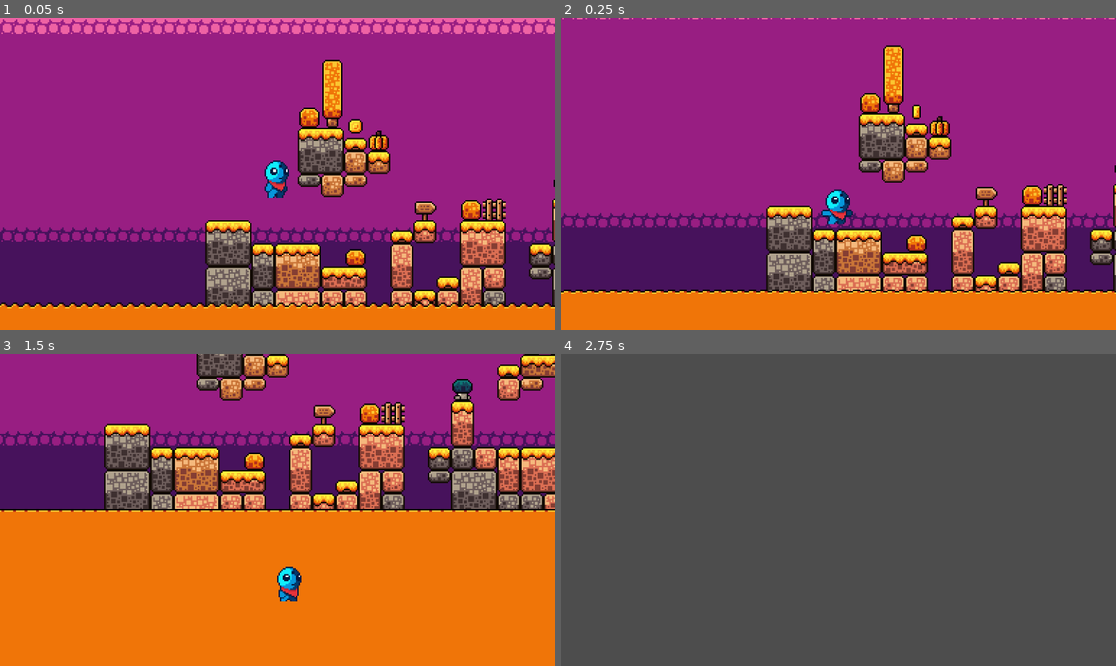
Above: before the commit, frames 1-4 (two rows, left to right).
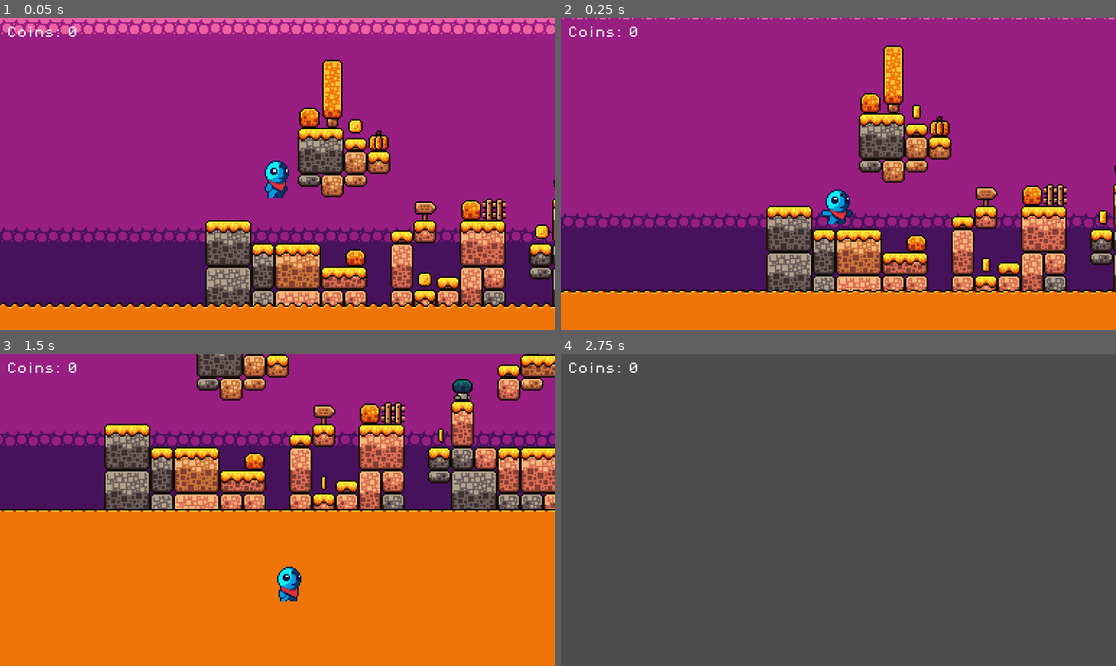
Above: after the commit, the same moments.

Repository: RobKenis/just-a-small-platformer
Game: Godot game, scene res://scenes/game.tscn
The game is run twice, just before and just after one commit, with the same random seed, the same clock (stepped at 60 frames per second) and the same inputs.
Inputs (mouse positions are in pixels of both pictures, inside the frame that each line leads up to):
- Up to frame 1 (0.05 s): no input
- Up to frame 2 (0.25 s): no input
- Up to frame 3 (1.5 s): move the mouse to (399, 494) at 0.52 s; hold D (move_right) from 0.53 s (still down); click (399, 494) at 0.6 s; tap Space (jump) at 0.77 s; move the mouse to (166, 525) at 1.27 s; click (166, 525) at 1.35 s
- Up to frame 4 (2.75 s): tap Space (jump) at 1.52 s; move the mouse to (894, 441) at 2.02 s; release D (move_right) at 2.03 s; hold A (move_left) from 2.03 s (still down); click (894, 441) at 2.1 s

The runs differ from the first frame. In frame 1, 0.3% of the frame differs, in the area x 1-99%, y 2-87%; in frame 2, 0.3%; in frame 3, 0.2%; in frame 4, 0.1%.

Commit message:
Add HUD with score
TODO: Validate that this is the clean
way to keep manager and HUD separated? Can I merge this?

Diff:
--- a/scenes/game.tscn
+++ b/scenes/game.tscn
@@ -1,5 +1,6 @@
-[gd_scene load_steps=23 format=4 uid="uid://c4wvnmyo2g258"]
-
+[gd_scene load_steps=25 format=4 uid="uid://c4wvnmyo2g258"]
+
+[ext_resource type="Script" path="res://scripts/manager.gd" id="1_0g8ub"]
 [ext_resource type="PackedScene" uid="uid://dqkgfs5ilscml" path="res://scenes/player.tscn" id="1_ngf7h"]
 [ext_resource type="Texture2D" uid="uid://dqjlktxi72l8y" path="res://assets/tileset/four_seasons/midground_/spring_.png" id="2_a4f1b"]
 [ext_resource type="Texture2D" uid="uid://deh7x7um0oqpe" path="res://assets/tileset/four_seasons/background_/sky_.png" id="2_owuq2"]
@@ -10,6 +11,7 @@
 [ext_resource type="Texture2D" uid="uid://ciyc5hiqcj8lo" path="res://assets/tileset/four_seasons/foreground_/foreground_.png" id="7_0o4i1"]
 [ext_resource type="Texture2D" uid="uid://bnvesjyn7enx5" path="res://assets/tileset/four_seasons/objects_/staticObjects_.png" id="9_w8kbq"]
 [ext_resource type="PackedScene" uid="uid://cpk7y5axiw8sd" path="res://scenes/coin.tscn" id="10_n5bb8"]
+[ext_resource type="PackedScene" uid="uid://qsw2u3n3u4q" path="res://scenes/hud.tscn" id="12_28g7q"]
 
 [sub_resource type="TileSetAtlasSource" id="TileSetAtlasSource_nm8su"]
 texture = ExtResource("2_owuq2")
@@ -1173,6 +1175,13 @@
 
 [node name="Game" type="Node2D"]
 
+[node name="Manager" type="Node" parent="."]
+unique_name_in_owner = true
+script = ExtResource("1_0g8ub")
+
+[node name="HUD" parent="." instance=ExtResource("12_28g7q")]
+unique_name_in_owner = true
+
 [node name="Background" type="TileMapLayer" parent="."]
 tile_map_data = PackedByteArray("AAD0/wMAAAACAAYAAAD0/wQAAAACAAYAAAD0/wUAAAACAAYAAAD0/wYAAAACAAYAAAD0/wcAAAACAAYAAAD0/w …(32176 unchanged characters)…
 tile_set = SubResource("TileSet_0h5u0")
@@ -1196,3 +1205,15 @@
 
 [node name="Coin" parent="Coins" instance=ExtResource("10_n5bb8")]
 position = Vector2(72, -33)
+
+[node name="Coin2" parent="Coins" instance=ExtResource("10_n5bb8")]
+position = Vector2(120, 73)
+
+[node name="Coin3" parent="Coins" instance=ExtResource("10_n5bb8")]
+position = Vector2(201, 40)
+
+[node name="Coin4" parent="Coins" instance=ExtResource("10_n5bb8")]
+position = Vector2(376, -24)
+
+[node name="Coin5" parent="Coins" instance=ExtResource("10_n5bb8")]
+position = Vector2(345, 55)
--- /dev/null
+++ b/scenes/hud.tscn
@@ -0,0 +1,17 @@
+[gd_scene load_steps=3 format=3 uid="uid://qsw2u3n3u4q"]
+
+[ext_resource type="Script" path="res://scripts/hud.gd" id="1_525qp"]
+[ext_resource type="FontFile" uid="uid://dkk4frtjg7a4n" path="res://assets/fonts/PixelOperator8.ttf" id="1_atfas"]
+
+[node name="HUD" type="CanvasLayer"]
+script = ExtResource("1_525qp")
+
+[node name="Score" type="Label" parent="."]
+anchors_preset = -1
+offset_left = 14.0
+offset_top = 18.0
+offset_right = 224.0
+offset_bottom = 41.0
+theme_override_fonts/font = ExtResource("1_atfas")
+theme_override_font_sizes/font_size = 24
+text = "Coins: 0"
--- /dev/null
+++ b/scenes/score_overlay.tscn
@@ -0,0 +1,12 @@
+[gd_scene load_steps=2 format=3 uid="uid://bsd0c7qfe3xni"]
+
+[ext_resource type="FontFile" uid="uid://dkk4frtjg7a4n" path="res://assets/fonts/PixelOperator8.ttf" id="1_v7dv3"]
+
+[node name="ScoreOverlay" type="Node2D"]
+
+[node name="Label" type="Label" parent="."]
+offset_right = 40.0
+offset_bottom = 23.0
+theme_override_fonts/font = ExtResource("1_v7dv3")
+theme_override_font_sizes/font_size = 8
+text = "This is the score"
--- a/scripts/coin.gd
+++ b/scripts/coin.gd
@@ -1,6 +1,8 @@
 extends Area2D
 
 @onready var animation_player: AnimationPlayer = $AnimationPlayer
+@onready var manager: Node = %Manager
 
 func _on_body_entered(_body: Node2D) -> void:
 	animation_player.play("pickup")
+	manager.coin_picked_up()
--- /dev/null
+++ b/scripts/hud.gd
@@ -0,0 +1,6 @@
+extends CanvasLayer
+
+@onready var score: Label = $Score
+
+func update_score(amount: int) -> void:
+	score.text = "Coins: " + str(amount)
--- /dev/null
+++ b/scripts/manager.gd
@@ -0,0 +1,9 @@
+extends Node
+
+var coins = 0
+
+@onready var hud: CanvasLayer = %HUD
+
+func coin_picked_up():
+	coins += 1
+	hud.update_score(coins)
Binary file added: assets/fonts/PixelOperator8.ttf
Not shown, added: assets/fonts/PixelOperator8.ttf.import
Renamed: assets/Font/Planes_ValMore.ttf -> assets/fonts/Planes_ValMore.ttf
Not shown, changed: assets/fonts/Planes_ValMore.ttf.import
